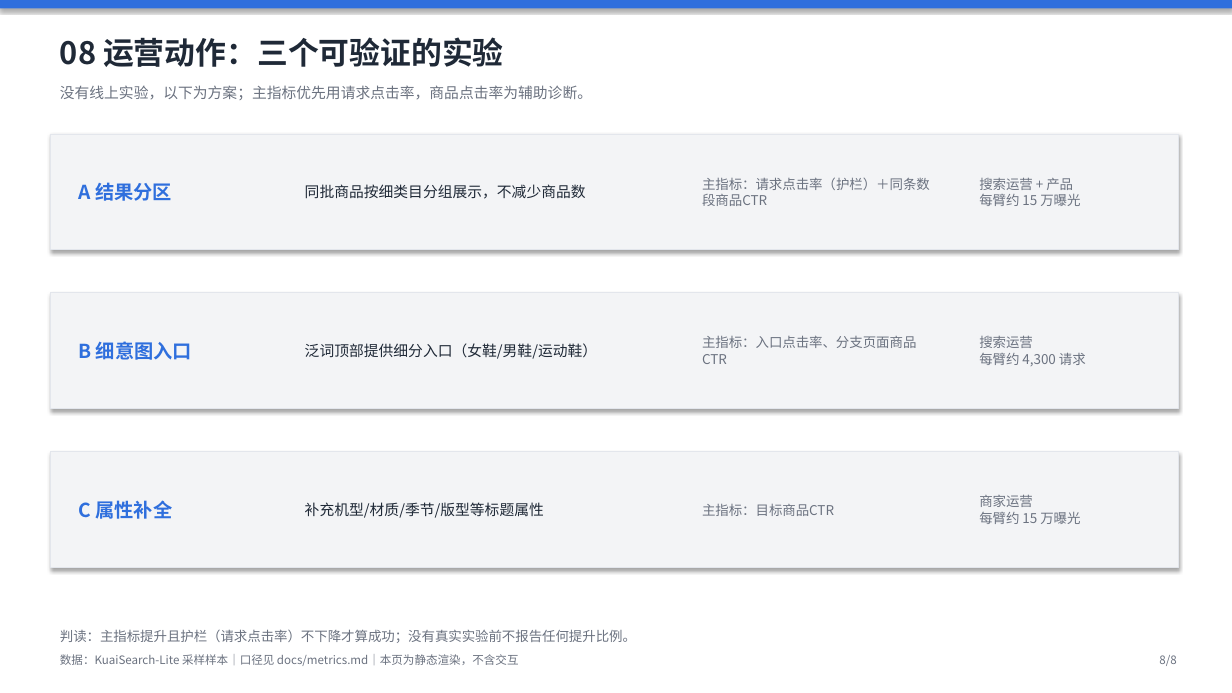
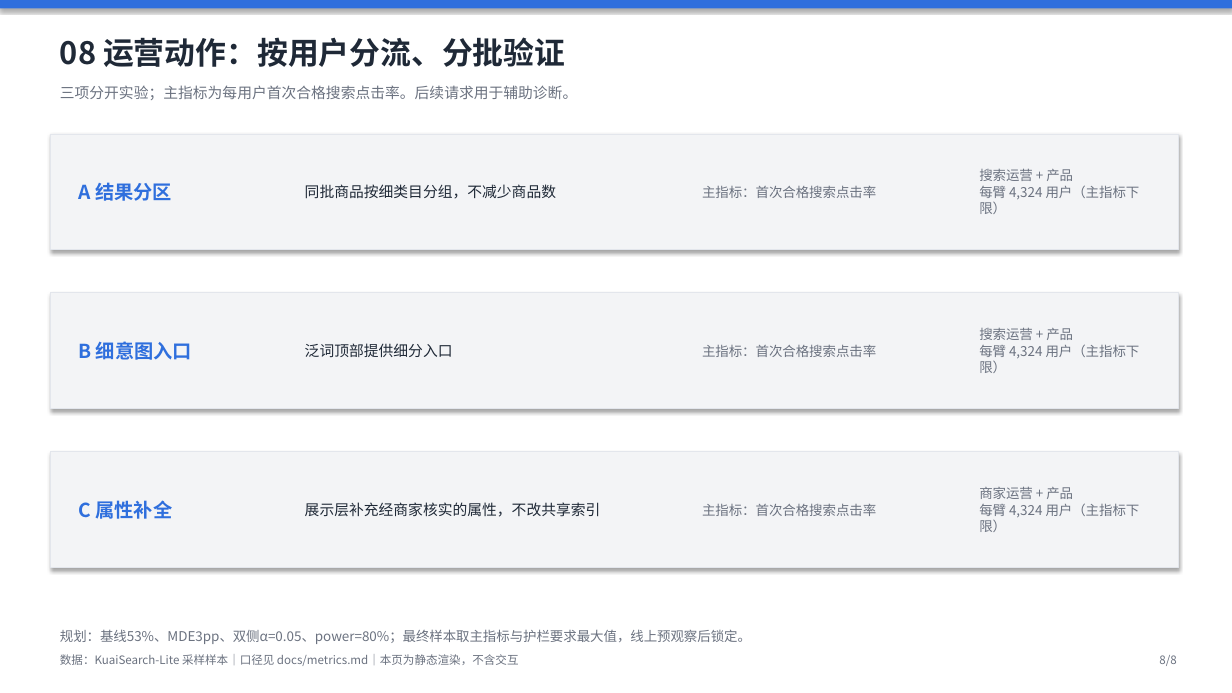
Before and after one commit to wsirui512-ops/kuaisearch-search-ops, a slide deck: slide 8 of dashboards/静态看板.pptx. Drawn at 1232x693 pixels with LibreOffice and Linux fonts; fonts in the diff are those of the drawing. Boxes give left, top, right and bottom in pixels: in the first picture for what was removed or moved away, otherwise in the second. Text is boxed around its words. In the diff, an @@ line names an element or a change of style, - is before the commit and + after.

```diff
--- a/dashboards/静态看板.pptx
+++ b/dashboards/静态看板.pptx
@@ text at (60,37,565,67): text changed @@
-08 运营动作：三个可验证的实验
+08 运营动作：按用户分流、分批验证
@@ text at (60,85,577,100): text changed @@
-没有线上实验，以下为方案；主指标优先用请求点击率，商品点击率为辅助诊断。
+三项分开实验；主指标为每用户首次合格搜索点击率。后续请求用于辅助诊断。
@@ text at (979,169,1140,214): text changed @@
-搜索运营 + 产品
-每臂约 15 万曝光
+搜索运营 + 产品
+每臂 4,324 用户（主指标下限）
@@ text at (305,184,556,199): text changed @@
-同批商品按细类目分组展示，不减少商品数
+同批商品按细类目分组，不减少商品数
@@ text at (702,186,876,198): text changed @@
-主指标：请求点击率（护栏）＋同条数段商品CTR
+主指标：首次合格搜索点击率
@@ text at (979,328,1140,373): text changed @@
-搜索运营
-每臂约 4,300 请求
+搜索运营 + 产品
+每臂 4,324 用户（主指标下限）
@@ text at (305,343,453,357): text changed @@
-泛词顶部提供细分入口（女鞋/男鞋/运动鞋）
+泛词顶部提供细分入口
@@ text at (702,345,876,357): text changed @@
-主指标：入口点击率、分支页面商品CTR
+主指标：首次合格搜索点击率
@@ text at (305,502,601,517): text changed @@
-补充机型/材质/季节/版型等标题属性
+展示层补充经商家核实的属性，不改共享索引
@@ text at (702,504,876,516): text changed @@
-主指标：目标商品CTR
+主指标：首次合格搜索点击率
@@ text at (979,486,1140,532): text changed @@
-商家运营
-每臂约 15 万曝光
+商家运营 + 产品
+每臂 4,324 用户（主指标下限）
@@ text at (60,629,751,644): text changed @@
-判读：主指标提升且护栏（请求点击率）不下降才算成功；没有真实实验前不报告任何提升比例。
+规划：基线53%、MDE3pp、双侧α=0.05、power=80%；最终样本取主指标与护栏要求最大值，线上预观察后锁定。
```
Also in this commit, not shown: 6 other slides changed, 58 other files.
